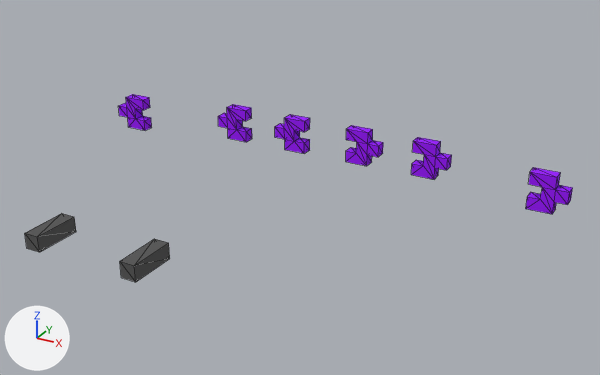
The OBJ model Game Dev 2/Assets/Models/Ship_2/Ship_2-1.obj, before and after one commit.
Both versions are drawn from a camera (50 mm lens) standing at (30.5, -36.4, 27.6) and looking at (4.2, 11.4, 3.7). The axes (+X, +Y, +Z) are drawn at lower left. The lights are the same throughout. Mesh edges are drawn as thin lines. Where no turn or scale is listed for an object, it has been applied to the vertices. Vertices at the same position are counted once.

Names of what the first picture shows: 'Ship_2-1'.
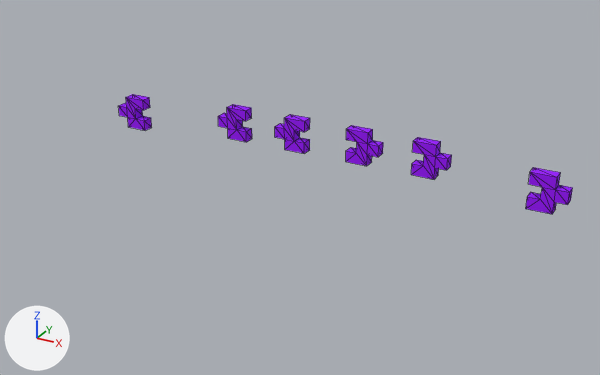
The edits, one by one:
me_ship_2_1 has 160 vertices, 288 faces and spans x -21.0..21.0, y -6.5..24.5, z 1.0..6.0.
me_ship_2_1 is used by ob_ship_2_1; location (0.0, 0.0, 0.0).
me_ship_2_1 part 1: the loose piece of 8 vertices spanning x -4.0..-3.0, y -6.5..-3.5, z 5.0..6.0 is deleted.
me_ship_2_1 part 2: the loose piece of 8 vertices spanning x 3.0..4.0, y -6.5..-3.5, z 5.0..6.0 is deleted.

Changed parts and their boxes (x1, y1, x2, y2) in the pictures (600 x 375 px):
'Ship_2-1', reshaped (17% narrower, 36% shorter)
    before: (25, 94, 573, 282)
    after: (119, 94, 573, 214)
part 1 of me_ship_2_1, deleted
    before: (25, 213, 76, 252)
part 2 of me_ship_2_1, deleted
    before: (120, 239, 170, 282)
